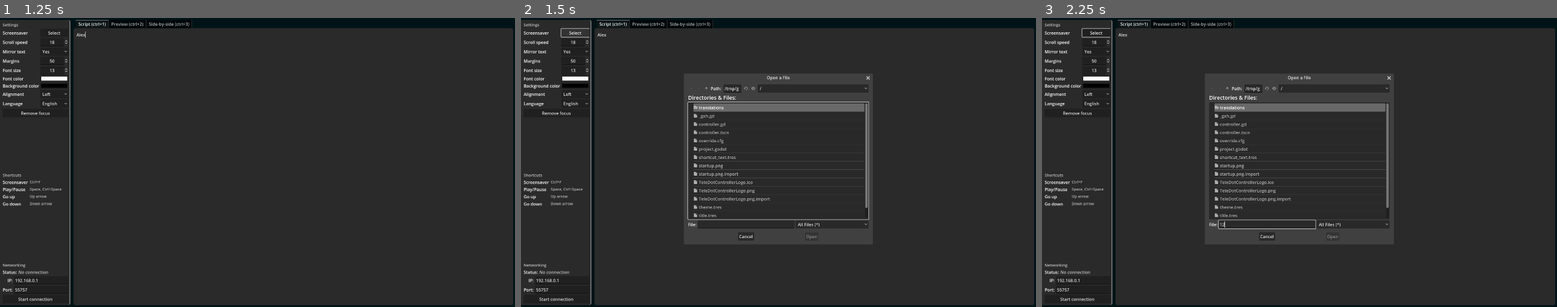
Above: before the commit, frames 1-3 (left to right).
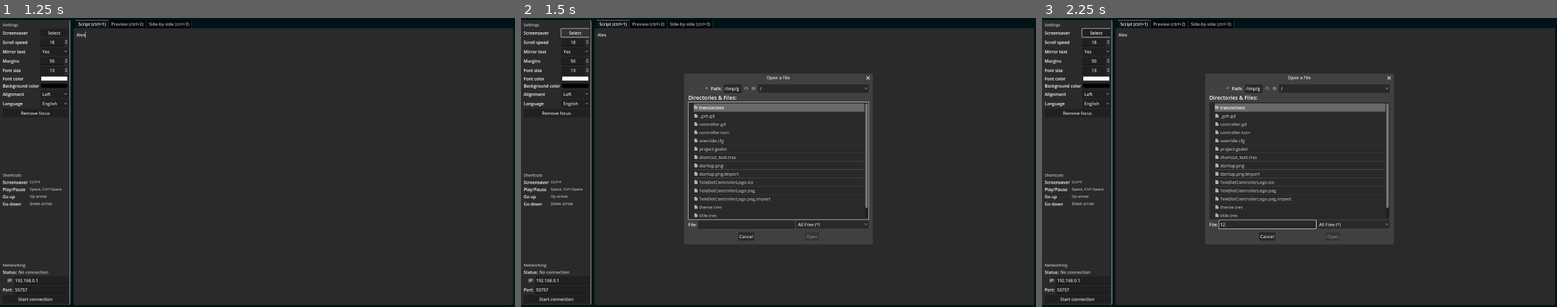
Above: after the commit, the same moments.

Repository: VoylinsGamedevJourney/teledot
Game: Godot game, scene res://controller.tscn
The game is run twice, just before and just after one commit, with the same random seed, the same clock (stepped at 60 frames per second) and the same inputs.
Inputs (mouse positions are in pixels of both pictures, inside the frame that each line leads up to):
- Up to frame 1 (1.25 s): click (293, 165) at 0.52 s; type "Alex" at 0.6 s
- Up to frame 2 (1.5 s): click "Select" at 1.25 s
- Up to frame 3 (2.25 s): click (1268, 223) at 2.02 s; type "12" at 2.1 s

Frame 1 is identical in both runs. In frame 2, 0.8% of the frame differs, in the area x 32-59%, y 23-77%; in frame 3, 0.7%.

Commit message:
Escape exits screensaver fix

Diff:
--- a/src_controller/controller.gd
+++ b/src_controller/controller.gd
@@ -95,6 +95,9 @@
 
 	if event.is_action_pressed("release_focus"):
 		get_viewport().gui_release_focus()
+		if get_node("Screensaver").visible:
+			get_window().mode = Window.MODE_WINDOWED
+			get_node("Screensaver").visible = false
 
 
 func connection_changed() -> void:
Not shown, changed: CHANGELOG.md
